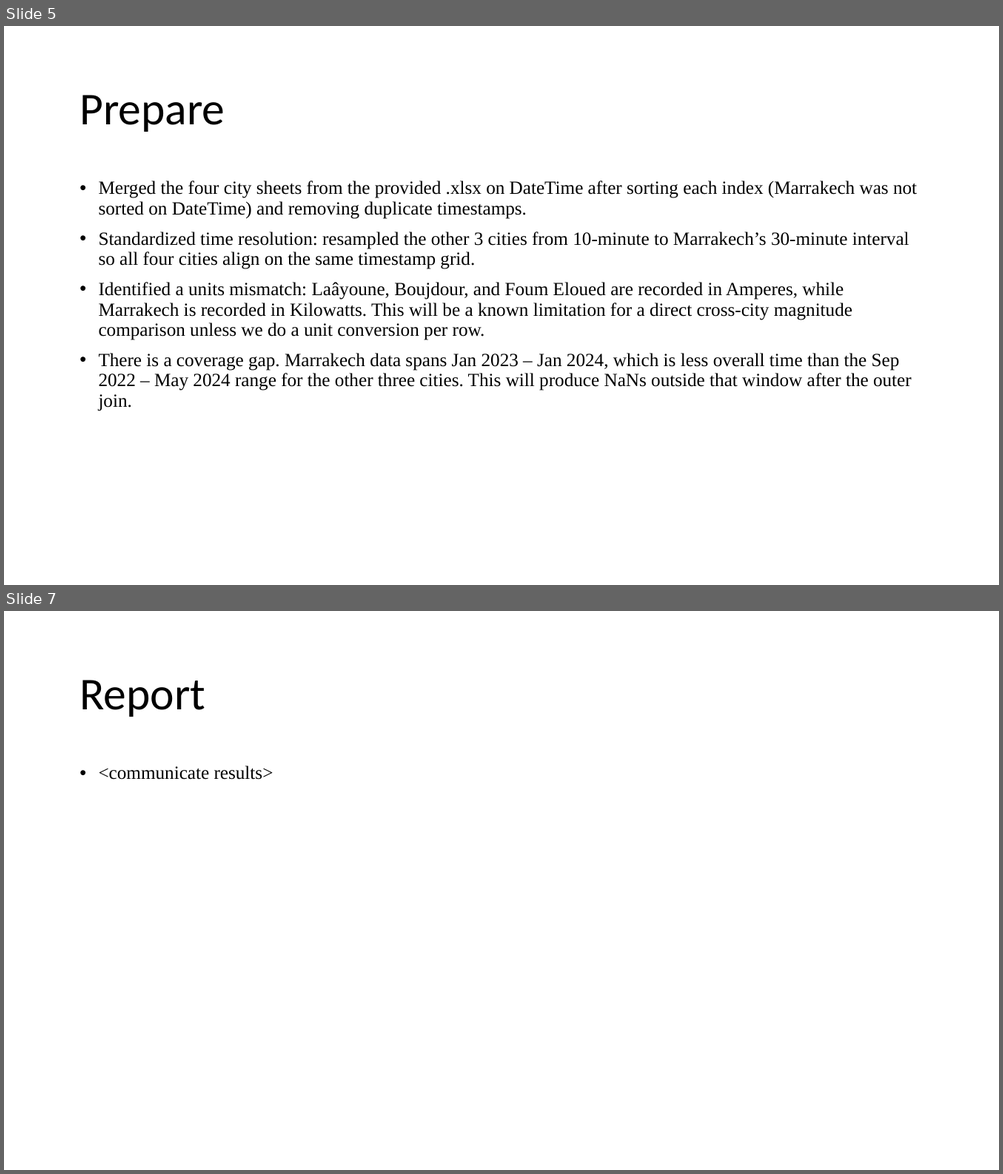
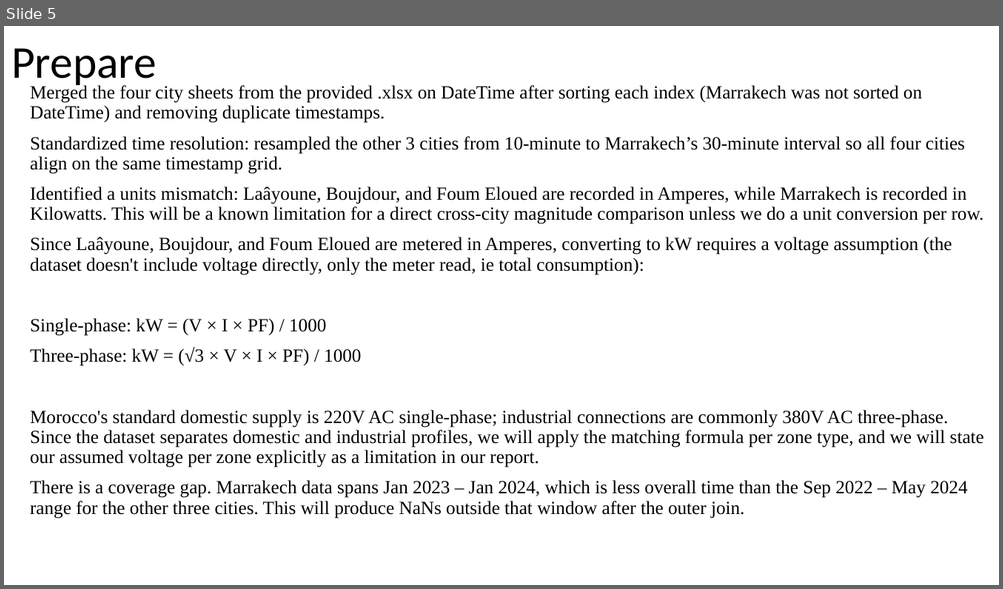
Before and after one commit to Foxman301/ANA500Project, a slide deck: ANA500_Micro-Project_JonathanEspedal.pptx. Shown one above the other, each under a label of ours: slides 5 and 7 before the commit, slide 5 after it; the slides between them are not shown. The pictures are 1003x1174 and 1003x589 pixels, drawn with LibreOffice and Linux fonts; fonts in the diff are those of the drawing. Boxes give left, top, right and bottom in pixels: in the first picture for what was removed or moved away, otherwise in the second. Text is boxed around its words. In the diff, an @@ line names an element or a change of style, - is before the commit and + after.

Commit message:
Week 2 Micro Proj
New push of code pdf, proper cleaned data set. Last one I did not retain DateTime as a row because index was set to false, and the powerpoint

```diff
--- a/ANA500_Micro-Project_JonathanEspedal.pptx
+++ b/ANA500_Micro-Project_JonathanEspedal.pptx
@@ slide 7 removed at (x1=4, y1=611, x2=999, y2=1170), background #FFFFFF @@
@@ title removed at (x1=79, y1=680, x2=205, y2=717) @@
-Report
@@ text removed at (x1=99, y1=766, x2=273, y2=780) @@
-• <communicate results>
@@ slide 5 changed as well @@
@@ title "Prepare" rewrapped from (x1=79, y1=95, x2=225, y2=132) to (x1=11, y1=48, x2=156, y2=89) @@
@@ text "Merged the four city sheets ..." moved from (x1=99, y1=181, x2=916, y2=412) to (x1=30, y1=84, x2=984, y2=519) @@
@@ text at (x1=30, y1=84, x2=984, y2=519): bullet • to none @@
@@ text at (x1=30, y1=237, x2=984, y2=468): paragraphs added @@
+Since Laâyoune, Boujdour, and Foum Eloued are metered in Amperes, converting to kW requires a voltage assumption (the dataset doesn't include voltage directly, only the meter read, ie total consumption):
+Single-phase: kW = (V × I × PF) / 1000
+Three-phase: kW = (√3 × V × I × PF) / 1000
+Morocco's standard domestic supply is 220V AC single-phase; industrial connections are commonly 380V AC three-phase. Since the dataset separates domestic and industrial profiles, we will apply the matching formula per zone type, and we will state our assumed voltage per zone explicitly as a limitation in our report.
```
Also in this commit, not shown: 5 other slides changed, 2 slides added, 1 other slide removed, 2 other files.
